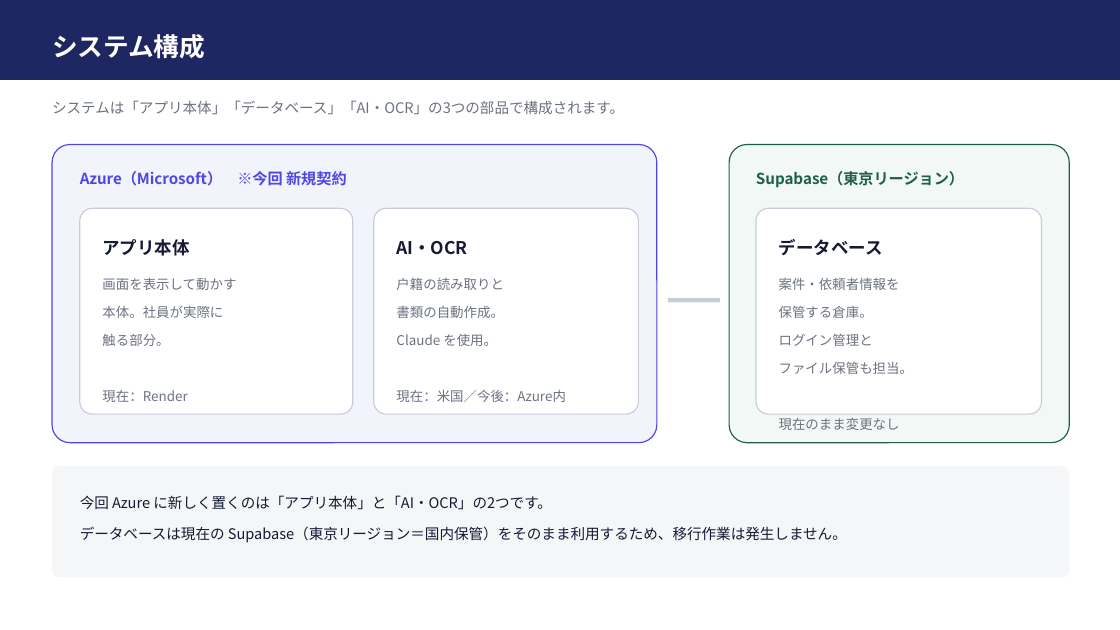
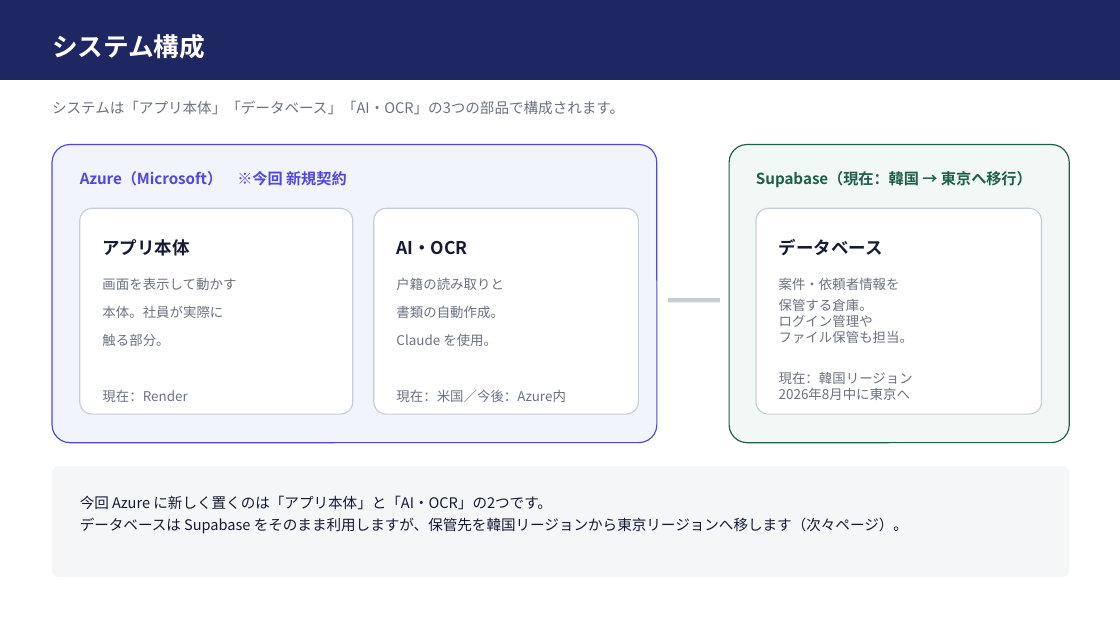
Before and after one commit to IVipcy/SouzokPlatform, a slide deck: slide 3 of docs/サーバー構成のご提案.pptx. Drawn at 1120x630 pixels with LibreOffice and Linux fonts; fonts in the diff are those of the drawing. Boxes give left, top, right and bottom in pixels: in the first picture for what was removed or moved away, otherwise in the second. Text is boxed around its words. In the diff, an @@ line names an element or a change of style, - is before the commit and + after.

```diff
--- a/docs/サーバー構成のご提案.pptx
+++ b/docs/サーバー構成のご提案.pptx
@@ text at box(756, 171, 1032, 188): text changed @@
-Supabase（東京リージョン）
+Supabase（現在：韓国 → 東京へ移行）
@@ text at box(779, 299, 913, 343): line spacing 1.45 to 1; less space between paragraphs @@
@@ text at box(779, 315, 873, 327): text changed @@
-ログイン管理と
+ログイン管理や
@@ text at box(779, 372, 913, 400): text changed @@
-現在のまま変更なし
+現在：韓国リージョン
+2026年8月中に東京へ
@@ text at box(80, 517, 908, 534): text changed @@
-データベースは現在の Supabase（東京リージョン＝国内保管）をそのまま利用するため、移行作業は発生しません。
+データベースは Supabase をそのまま利用しますが、保管先を韓国リージョンから東京リージョンへ移します（次々ページ）。
```
Also in this commit, not shown: 2 other slides changed, 3 slides added.
